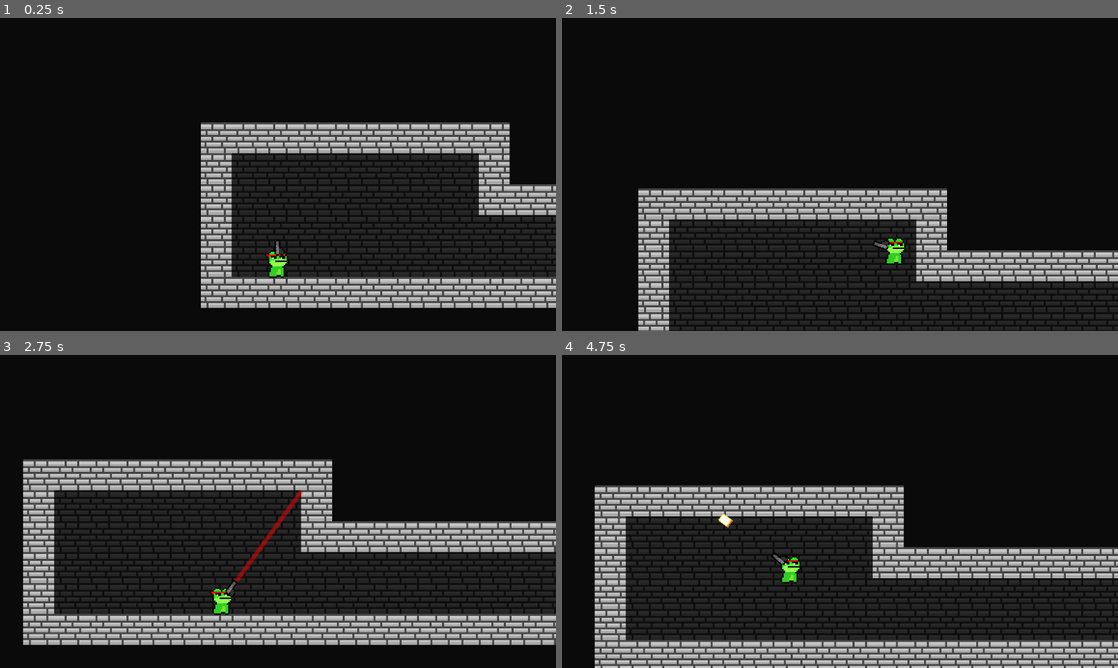
Above: before the commit, frames 1-4 (two rows, left to right).
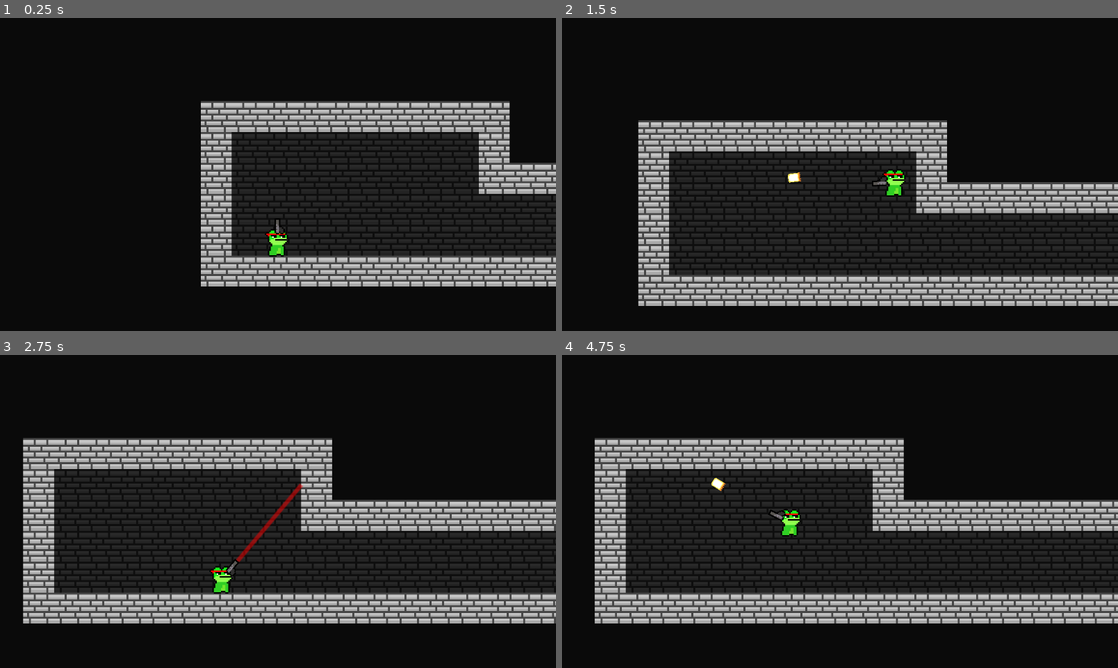
Above: after the commit, the same moments.

Repository: DylanMather2004/Gunphibian
Game: Godot game, scene res://Scenes/Test Scenes/level_generator.tscn
Two runs of this game, one before a commit and one after it. Both use one fixed random seed, a clock stepped at 60 frames per second and the inputs below. Before the commit the project has no main scene; this scene is started directly in both runs.
Inputs (mouse positions are in pixels of both pictures, inside the frame that each line leads up to):
- Up to frame 1 (0.25 s): no input
- Up to frame 2 (1.5 s): tap Enter at 0.5 s; move the mouse to (962, 158) at 0.52 s; hold Right mouse button (Lick) 0.53-1.28 s; hold D (Right) from 0.53 s (still down); tap Space (Jump) at 0.77 s; move the mouse to (728, 190) at 1.27 s; click (728, 190) at 1.35 s
- Up to frame 3 (2.75 s): tap Space (Jump) at 1.52 s; move the mouse to (333, 442) at 2.02 s; release D (Right) at 2.03 s; hold A (Left) from 2.03 s (still down); hold Right mouse button (Lick) from 2.03 s (still down)
- Up to frame 4 (4.75 s): move the mouse to (812, 574) at 2.77 s; release A (Left) at 2.78 s; release Right mouse button (Lick) at 2.78 s; hold D (Right) 2.78-4.28 s; click (812, 574) at 2.85 s; tap Space (Jump) at 3.02, 3.77, 4.52 s; move the mouse to (1006, 558) at 3.52 s; hold Right mouse button (Lick) 3.53-4.28 s; move the mouse to (673, 464) at 4.27 s; hold A (Left) from 4.28 s (still down); click (673, 464) at 4.35 s

The runs differ from the first frame. In frame 1, 28% of the frame differs, in the area x 36-100%, y 26-93%; in frame 2, 36%; in frame 3, 39%; in frame 4, 47%, in the area x 5-100%, y 26-100%.

Commit message:
End room created for the level generator
Reworks to the generation script. Spawn function now takes a PackedScene as an argument instead of an integer, and selection from the rooms array now takes palace outside the function

Diff:
--- a/Scenes/Prefabs/Characters/player.tscn
+++ b/Scenes/Prefabs/Characters/player.tscn
@@ -38,8 +38,9 @@
 position = Vector2(26, 0)
 
 [node name="Camera2D" type="Camera2D" parent="."]
-position = Vector2(0, -92)
+position = Vector2(0, -70)
 zoom = Vector2(2, 2)
 drag_horizontal_enabled = true
 drag_vertical_enabled = true
+drag_top_margin = 0.5
 drag_bottom_margin = 0.0
--- /dev/null
+++ b/Scenes/Prefabs/Rooms/end_room_001.tscn
@@ -0,0 +1,85 @@
+[gd_scene load_steps=6 format=3 uid="uid://vb4ktaf5om8n"]
+
+[ext_resource type="Texture2D" uid="uid://cxugu775g6rnk" path="res://Art/Tilesets/Brick-002.png" id="1_7r5j2"]
+
+[sub_resource type="TileSetAtlasSource" id="TileSetAtlasSource_wvuii"]
+texture = ExtResource("1_7r5j2")
+texture_region_size = Vector2i(32, 32)
+1:1/0 = 0
+1:1/0/physics_layer_0/linear_velocity = Vector2(0, 0)
+1:1/0/physics_layer_0/angular_velocity = 0.0
+2:1/0 = 0
+2:1/0/physics_layer_0/linear_velocity = Vector2(0, 0)
+2:1/0/physics_layer_0/angular_velocity = 0.0
+1:2/0 = 0
+1:2/0/physics_layer_0/linear_velocity = Vector2(0, 0)
+1:2/0/physics_layer_0/angular_velocity = 0.0
+2:2/0 = 0
+2:2/0/physics_layer_0/linear_velocity = Vector2(0, 0)
+2:2/0/physics_layer_0/angular_velocity = 0.0
+0:0/0 = 0
+0:0/0/physics_layer_0/linear_velocity = Vector2(0, 0)
+0:0/0/physics_layer_0/angular_velocity = 0.0
+0:0/0/physics_layer_0/polygon_0/points = PackedVector2Array(-16, -16, 16, -16, 16, 16, -16, 16)
+0:1/0 = 0
+0:1/0/physics_layer_0/linear_velocity = Vector2(0, 0)
+0:1/0/physics_layer_0/angular_velocity = 0.0
+0:2/0 = 0
+0:2/0/physics_layer_0/linear_velocity = Vector2(0, 0)
+0:2/0/physics_layer_0/angular_velocity = 0.0
+0:3/0 = 0
+0:3/0/physics_layer_0/linear_velocity = Vector2(0, 0)
+0:3/0/physics_layer_0/angular_velocity = 0.0
+1:3/0 = 0
+1:3/0/physics_layer_0/linear_velocity = Vector2(0, 0)
+1:3/0/physics_layer_0/angular_velocity = 0.0
+2:3/0 = 0
+2:3/0/physics_layer_0/linear_velocity = Vector2(0, 0)
+2:3/0/physics_layer_0/angular_velocity = 0.0
+3:2/0 = 0
+3:2/0/physics_layer_0/linear_velocity = Vector2(0, 0)
+3:2/0/physics_layer_0/angular_velocity = 0.0
+3:1/0 = 0
+3:1/0/physics_layer_0/linear_velocity = Vector2(0, 0)
+3:1/0/physics_layer_0/angular_velocity = 0.0
+3:0/0 = 0
+3:0/0/physics_layer_0/linear_velocity = Vector2(0, 0)
+3:0/0/physics_layer_0/angular_velocity = 0.0
+2:0/0 = 0
+2:0/0/physics_layer_0/linear_velocity = Vector2(0, 0)
+2:0/0/physics_layer_0/angular_velocity = 0.0
+1:0/0 = 0
+1:0/0/physics_layer_0/linear_velocity = Vector2(0, 0)
+1:0/0/physics_layer_0/angular_velocity = 0.0
+
+[sub_resource type="TileSet" id="TileSet_o4roy"]
+tile_size = Vector2i(32, 32)
+physics_layer_0/collision_layer = 1
+sources/1 = SubResource("TileSetAtlasSource_wvuii")
+
+[sub_resource type="TileSetAtlasSource" id="TileSetAtlasSource_y1n8o"]
+texture = ExtResource("1_7r5j2")
+texture_region_size = Vector2i(32, 32)
+0:0/0 = 0
+1:0/0 = 0
+0:1/0 = 0
+1:1/0 = 0
+
+[sub_resource type="TileSet" id="TileSet_j2eh3"]
+tile_size = Vector2i(32, 32)
+sources/0 = SubResource("TileSetAtlasSource_y1n8o")
+
+[node name="EndRoom" type="TileMap"]
+tile_set = SubResource("TileSet_o4roy")
+format = 2
+layer_0/tile_data = PackedInt32Array(-65536, 1, 0, -65535, 1, 0, -65534, 1, 0, -65533, 1, 0, -65532, 1, 0, -65531, 1, 0, -65530, 1, 0, -65529, 1, 0, -65528, 1, 0, -65527, 1, 0, -393216, 1, 0, -327680, 1, 0, -262144, 1, 0, -393215, 1, 0, -393214, 1, 0, -393213, 1, 0, -393212, 1, 0, -393211, 1, 0, -393210, 1, 0, -393209, 1, 0, -393208, 1, 0, -393207, 1, 0, -327671, 1, 0, -262135, 1, 0, -196599, 1, 0, -131063, 1, 0)
+
+[node name="Spawner" type="Node2D" parent="."]
+position = Vector2(320, 0)
+
+[node name="BG" type="TileMap" parent="."]
+modulate = Color(0.20871, 0.20871, 0.20871, 1)
+z_index = -1
+tile_set = SubResource("TileSet_j2eh3")
+format = 2
+layer_0/tile_data = PackedInt32Array(-131071, 0, 0, -131070, 0, 0, -131069, 0, 0, -131068, 0, 0, -131067, 0, 0, -131066, 0, 0, -131065, 0, 0, -131064, 0, 0, -327679, 0, 0, -262143, 0, 0, -196607, 0, 0, -327678, 0, 0, -262142, 0, 0, -196606, 0, 0, -327677, 0, 0, -262141, 0, 0, -196605, 0, 0, -327676, 0, 0, -262140, 0, 0, -196604, 0, 0, -327675, 0, 0, -262139, 0, 0, -196603, 0, 0, -327674, 0, 0, -262138, 0, 0, -196602, 0, 0, -327673, 0, 0, -262137, 0, 0, -196601, 0, 0, -327672, 0, 0, -262136, 0, 0, -196600, 0, 0, -196599, 0, 0, -131063, 0, 0, -131072, 0, 0, -196608, 0, 0)
--- a/Scenes/Test Scenes/level_generator.tscn
+++ b/Scenes/Test Scenes/level_generator.tscn
@@ -8,6 +8,7 @@
 [ext_resource type="PackedScene" uid="uid://dsj8bn6ldcin8" path="res://Scenes/Prefabs/Rooms/corridor_001.tscn" id="4_stmmc"]
 [ext_resource type="PackedScene" uid="uid://o1f5sc544klc" path="res://Scenes/Prefabs/Rooms/tall_room_001.tscn" id="5_c83vh"]
 [ext_resource type="PackedScene" uid="uid://lxrsdltsrh8s" path="res://Scenes/Prefabs/Rooms/tall_room_002.tscn" id="6_pxqly"]
+[ext_resource type="PackedScene" uid="uid://vb4ktaf5om8n" path="res://Scenes/Prefabs/Rooms/end_room_001.tscn" id="7_tjqfp"]
 
 [sub_resource type="TileSetAtlasSource" id="TileSetAtlasSource_wvuii"]
 texture = ExtResource("2_c0qyd")
@@ -79,6 +80,7 @@
 [node name="LevelGenerator" type="Node2D" node_paths=PackedStringArray("CurrentRoom")]
 script = ExtResource("1_oph3b")
 Rooms = [ExtResource("2_uislo"), ExtResource("3_sfm8o"), ExtResource("4_stmmc"), ExtResource("5_c83vh"), ExtResource("6_pxqly")]
+EndRoom = ExtResource("7_tjqfp")
 CurrentRoom = NodePath("Start Room")
 
 [node name="Start Room" type="TileMap" parent="."]
--- a/Scripts/World Scripts/LevelGeneration.gd
+++ b/Scripts/World Scripts/LevelGeneration.gd
@@ -1,17 +1,18 @@
 extends Node2D
 
 @export var Rooms = []
+@export var EndRoom:PackedScene
 @export var CurrentRoom:Node2D
 @export var number_of_rooms = 10
 var rng = RandomNumberGenerator.new()
 
-func _spawn(roomID):
-	var room_to_spawn:Node2D = Rooms[roomID].instantiate()
+func _spawn(roomID:PackedScene):
+	var room_to_spawn:Node2D = roomID.instantiate()
 	room_to_spawn.position = CurrentRoom.get_child(0).get_global_position()
 	add_child(room_to_spawn)
 	CurrentRoom=room_to_spawn
 func _ready():
 	for n in number_of_rooms:
 		rng.randomize()
-		var roomID=rng.randi_range(0,Rooms.size()-1)
-		_spawn(roomID)
+		_spawn(Rooms[rng.randi_range(0,Rooms.size()-1)])
+	_spawn(EndRoom)
--- a/project.godot
+++ b/project.godot
@@ -11,6 +11,7 @@
 [application]
 
 config/name="Froggy-game"
+run/main_scene="res://Scenes/Test Scenes/level_generator.tscn"
 config/features=PackedStringArray("4.2", "Forward Plus")
 config/icon="res://icon.svg"
 
Not shown: 1 places in Scenes/Test Scenes/level_generator.tscn that only renumber resources
Not shown, added: export_presets.cfg
